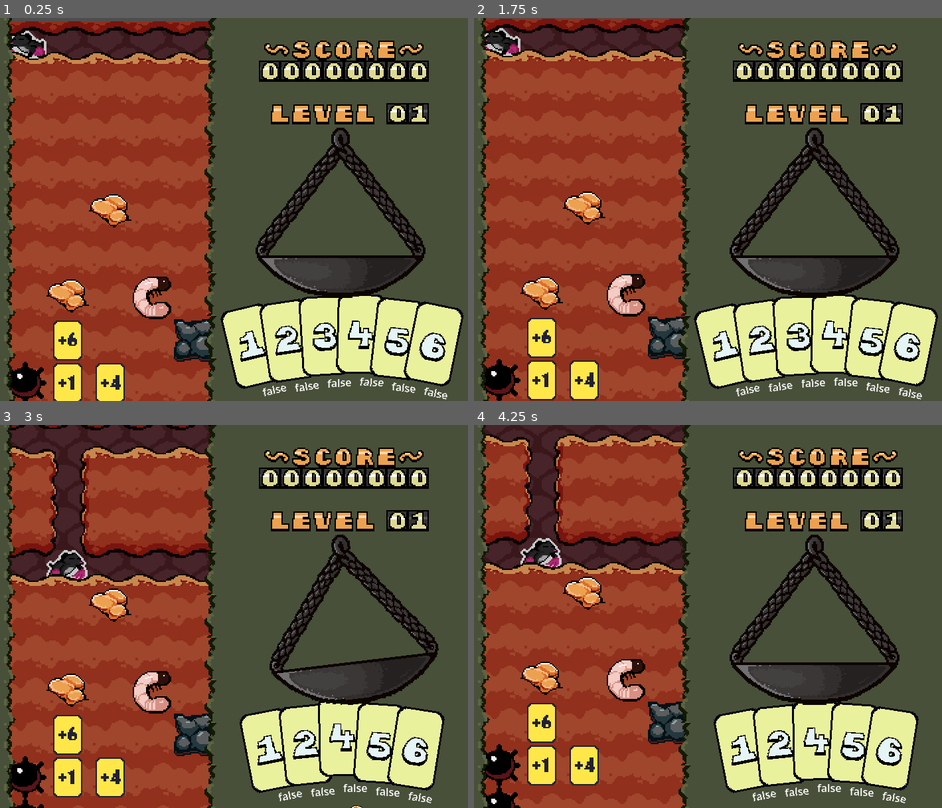
Above: before the commit, frames 1-4 (two rows, left to right).
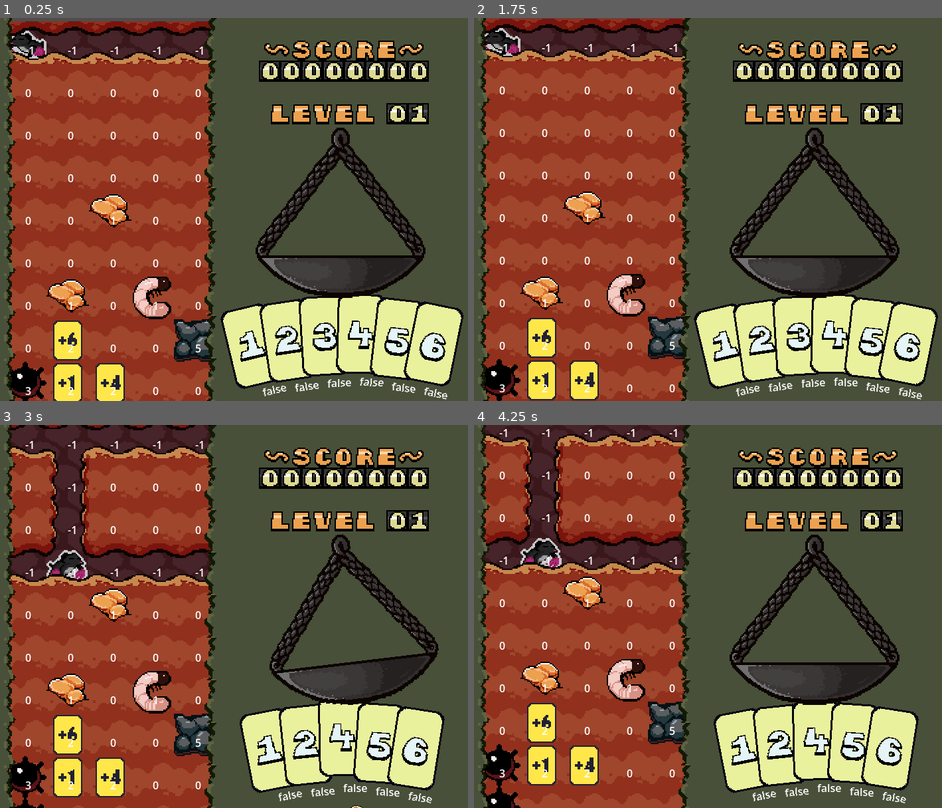
Above: after the commit, the same moments.

Repository: DogeMastr/GMTK2026
Game: Godot game, scene res://Scenes/Game/Game.tscn
Two runs of this game, one before a commit and one after it. Both use one fixed random seed, a clock stepped at 60 frames per second and the inputs below.
Inputs (mouse positions are in pixels of both pictures, inside the frame that each line leads up to):
- Up to frame 1 (0.25 s): no input
- Up to frame 2 (1.75 s): drag from (726, 347) to (497, 40) at 0.52 s; drag from (759, 339) to (497, 40) at 1.27 s
- Up to frame 3 (3 s): move the mouse to (322, 742) at 2.02 s; hold D (player_right) 2.03-2.75 s; click (322, 742) at 2.1 s; tap 1 (1) at 2.3 s; drag from (341, 739) to (65, 440) at 2.77 s
- Up to frame 4 (4.25 s): drag from (853, 742) to (586, 432) at 3.52 s

The runs differ from the first frame. In frame 1, 0.7% of the frame differs, in the area x 5-44%, y 7-99%; in frame 2, 0.7%; in frame 3, 0.7%; in frame 4, 0.7%.

Commit message:
Fixed some bomb logic

Diff:
--- a/Scenes/Game/game.gd
+++ b/Scenes/Game/game.gd
@@ -62,7 +62,7 @@
 				print("death")
 				EventBus.mole_dies.emit()
 			break
-		if not row_tile.type == 5 or not row_tile.type == 3:
+		if not row_tile.type == 5:
 			row_tile.type = -1
 			pass
 
--- a/Scenes/Mole/mole.gd
+++ b/Scenes/Mole/mole.gd
@@ -55,6 +55,8 @@
 
 		for i in range(amount_to_travel):
 			var tile_to_travel_to = EventBus.get_tile(x_pos, y_pos + i + 1)
+			if tile_to_travel_to.type == 0:
+				tile_to_travel_to.type = -1
 			if tile_to_travel_to.type == 5:
 				amount_to_travel = i
 				AudioManager.play_audio_one_shot(rock_sfx, 2.0)
@@ -65,8 +67,6 @@
 				EventBus.mole_dies.emit()
 
 				break
-			if tile_to_travel_to.type == 0:
-				tile_to_travel_to.type = -1
 			EventBus.get_tile(x_pos,y_pos).has_been_dug_from = true
 			tile_to_travel_to.has_mole = true
 
--- a/Scenes/Tile/tile.gd
+++ b/Scenes/Tile/tile.gd
@@ -186,13 +186,13 @@
 			_:
 				return 0
 
-	elif (type == 4) or (type == 5):
+	elif (type == 4) or (type == 5) or (type == 3):
 		if directions == [true, false, true] :
 			if N_tile.type == 5:
 				return 4
 			if has_been_dug_into and type == 4:
 				return 2
-			if type == 5 and (digged_horizontally(E_tile) or digged_horizontally(W_tile)):
+			if (type == 5 or type == 3) and (digged_horizontally(E_tile) or digged_horizontally(W_tile)):
 				return 0
 			else:
 				return 4
--- a/Scenes/Tile/tile.tscn
+++ b/Scenes/Tile/tile.tscn
@@ -228,7 +228,6 @@
 shape = SubResource("RectangleShape2D_qdslu")
 
 [node name="Label" type="Label" parent="." unique_id=1553181567]
-visible = false
 z_index = 2
 offset_right = 40.0
 offset_bottom = 23.0
